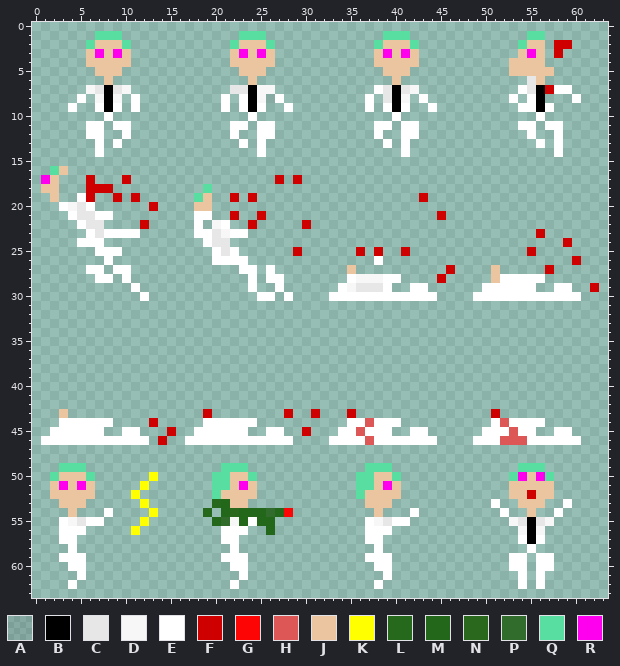
Pixel-art sprite, stored at sprites/player.png. The first picture shows the starting point.
The file is 64x64 pixels. Pixels under 10% opacity are left out. Colours within 5 levels of each other are drawn and written as one.
Palette (. is transparent): A #0000001a  B #000000  C #e7e7e7  D #f7f7f7  E #ffffff  F #ce0000  G #ff0100f9  H #de5757  J #eac5a0  K #ffff00  L #236719f8  M #236719fe  N #2a681d  P #326c2c  Q #57dea0  R #ff00ee
Pixels before (only the part around the change), first column x 36:
45 HEEE..EE......EEEHEE..E
46 EHEEEEEEE....EEEHHHEEEE
47 .......................
48 .......................
49 .QQQ..............QQQ..
50 QQJJQ............QRJRQ.
51 QQJRJ............JJJJJ.
52 QJJJJ............JJFJJ.
53 .JJJ...........E..JJJ..
54 ..J...E.........E..J..E
55 .EDCEE...........DCBCD.
56 .EEE..............DBD..
57 .EE...............EBE..
58 ..E................E...
59 .EEE.............EE.EE.
60 ..EE.............EE.EE.
61 ...E..............E.E..
62 ..E...............E.E..
63 .......................
Once edited:
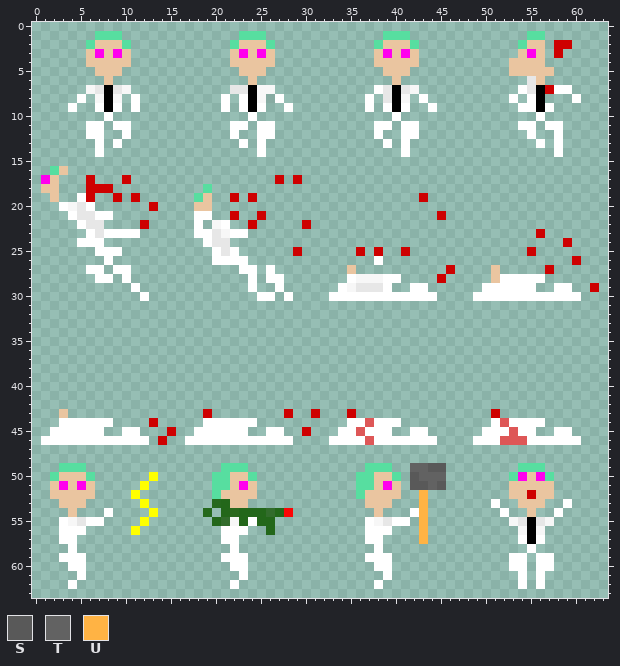
Colours new in this view: S #595959  T #626262  U #ffb344
The author wrote: Frame del player actualizado
Change:
{"y":49,"x":42,"old":"....","new":"TTSS"}
{"y":50,"x":42,"old":"....","new":"STTT"}
{"y":51,"x":42,"old":"....","new":"SSTS"}
{"y":52,"x":43,"old":".","new":"U"}
{"y":53,"x":43,"old":".","new":"U"}
{"y":54,"x":43,"old":".","new":"U"}
{"y":55,"x":43,"old":".","new":"U"}
{"y":56,"x":43,"old":".","new":"U"}
{"y":57,"x":43,"old":".","new":"U"}
